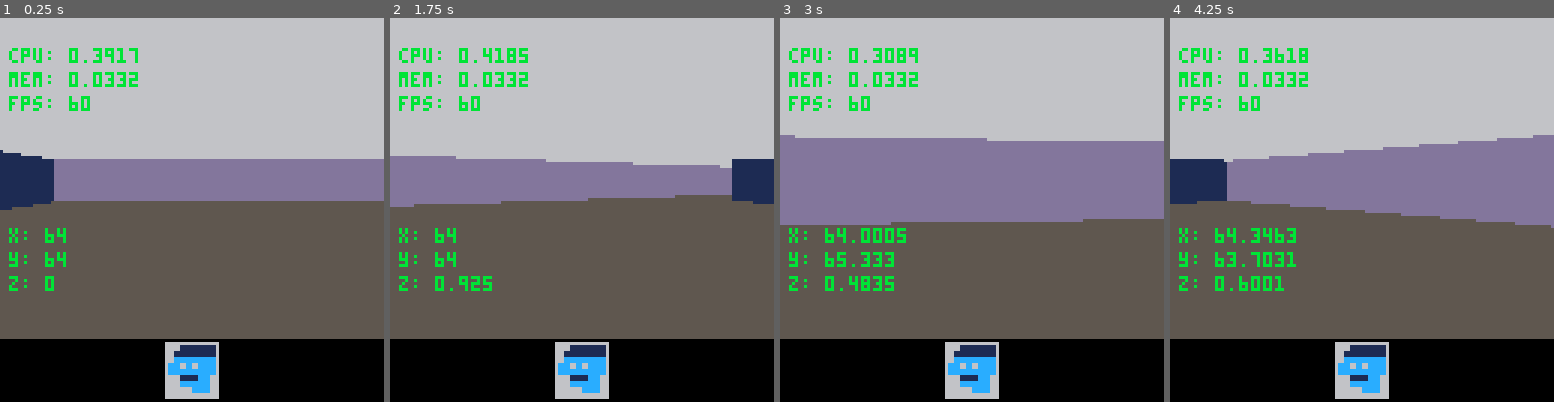
Above: before the commit, frames 1-4 (left to right).
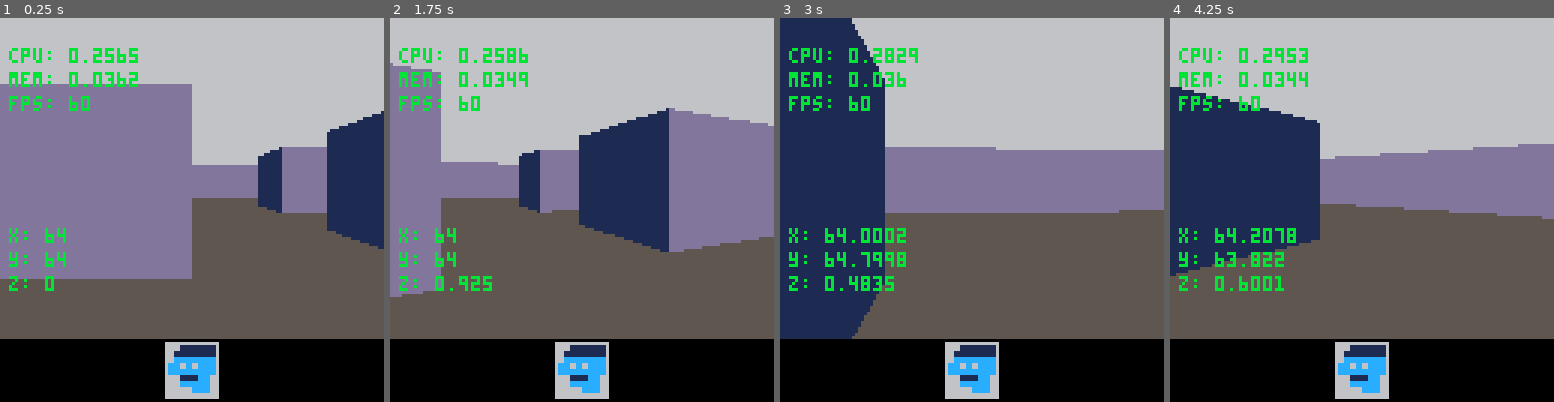
Above: after the commit, the same moments.

Repository: phearbot/pico8-raycasting
Game: PICO-8 cartridge dom.p8
The game is run twice, just before and just after one commit, with the same random seed, the same clock (stepped at 60 frames per second) and the same inputs.
Inputs:
- Up to frame 1 (0.25 s): no input
- Up to frame 2 (1.75 s): hold Right from 1.6 s (still down)
- Up to frame 3 (3 s): release Right at 2.1 s; hold Up 2.15-2.42 s; hold Right from 2.47 s (still down)
- Up to frame 4 (4.25 s): release Right at 3.03 s; hold Left 3.08-3.58 s; hold Down 3.63-3.97 s; hold Right from 4.02 s (still down)

The runs differ from the first frame. In frame 1, 27% of the frame differs, in the area x 0-100%, y 7-68%; in frame 2, 22%; in frame 3, 23%; in frame 4, 16%.

Commit message:
Minor map, move speed, and scaling changes

Diff:
--- a/dom.p8
+++ b/dom.p8
@@ -83,10 +83,10 @@
 player = {x=64,y=64,z=0}
 fov=90
 fov_size=-sin((fov/2)/360)
-wall_scale = 164
+wall_scale = 128 -- the lower the wall_scale the "larger" the room appears to be, but each unit of wall is now longer
 hud_height = 20
 
-move_interval = 1 / 60 * 5
+move_interval = 1 / 60 * 3
 rotate_interval = 1 / 120
 
 function get_input()
@@ -154,6 +154,13 @@
 	 	end
 	 end
 	end
+
+ map_grid[63][65] = 1
+ map_grid[65][65] = 1
+ map_grid[67][65] = 1
+ map_grid[65][63] = 1
+ map_grid[65][67] = 1
+
 end
 
 function draw_map()
@@ -181,6 +188,7 @@
  local plane_x = cos(player.z + 0.25) * fov_size
  local plane_y = sin(player.z + 0.25) * fov_size
 
+ -- this is the loop that iterates over the columns to draw one per column
  for column=0,127 do -- 127 because lua includes the last number
   local camera_x = 2 * column / 128 - 1
   local ray_dir_x = dir_x + plane_x * camera_x
@@ -209,8 +217,10 @@
    side_dist_y = (player.y - map_y) * delta_dist_y
   end
 
+  -- the loop that each ray runs in until it hits something
   hit = false
   while (not hit) do
+   -- this figures out if the next hit is a horizontal or vertical wall. https://lodev.org/cgtutor/images/raycastdelta.gif
    if (side_dist_x < side_dist_y) then
     side_dist_x += delta_dist_x
     map_x += x_step
@@ -223,6 +233,7 @@
     col_color = 1
    end
 
+   -- check for a hit and calculate perpendicular wall distance
    if (map_grid[map_x][map_y] == 1) then
     if (side == 0) then
      perp_wall_dist = (map_x - player.x + (1 - x_step)/2) / ray_dir_x
Not shown, changed: .gitignore
